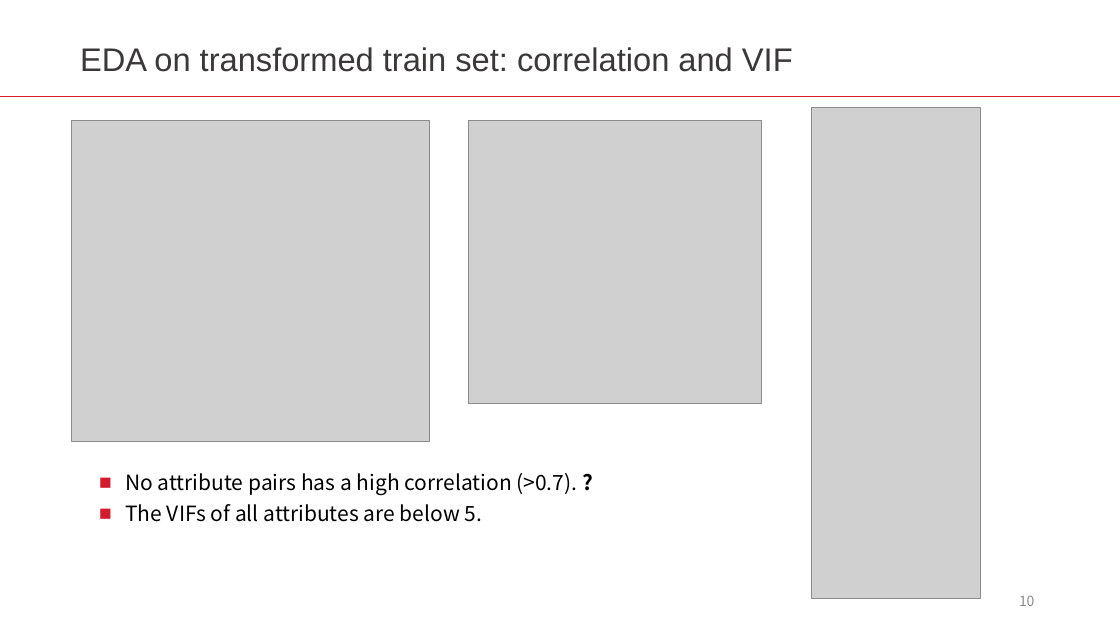
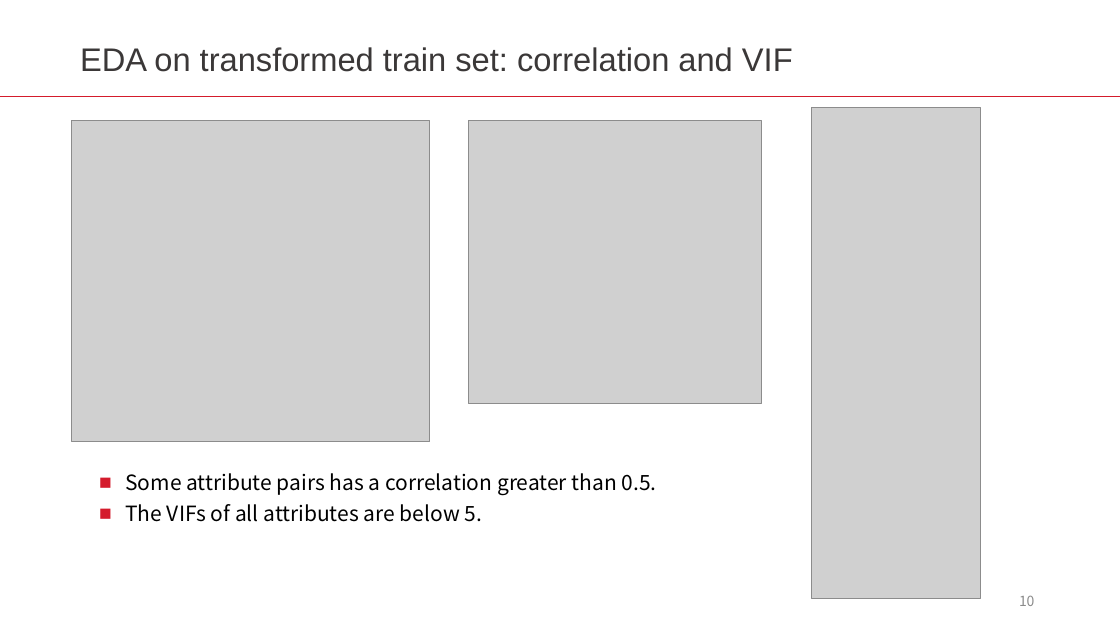
Before and after one commit to LiyangSong/Advertisement-CTR-Prediction, a slide deck: slide 10 of submissions/phase2/prep.pptx. Drawn at 1120x630 pixels with LibreOffice and Linux fonts; fonts in the diff are those of the drawing; grey boxes stand for pictures. Boxes give left, top, right and bottom in pixels: in the first picture for what was removed or moved away, otherwise in the second. Text is boxed around its words. In the diff, an @@ line names an element or a change of style, - is before the commit and + after.

Commit message:
update corr value in prep.pptx

```diff
--- a/submissions/phase2/prep.pptx
+++ b/submissions/phase2/prep.pptx
@@ text at [125, 473, 657, 496]: text changed @@
-■ No attribute pairs has a high correlation (>0.7). ?
+■ Some attribute pairs has a correlation greater than 0.5.
```
